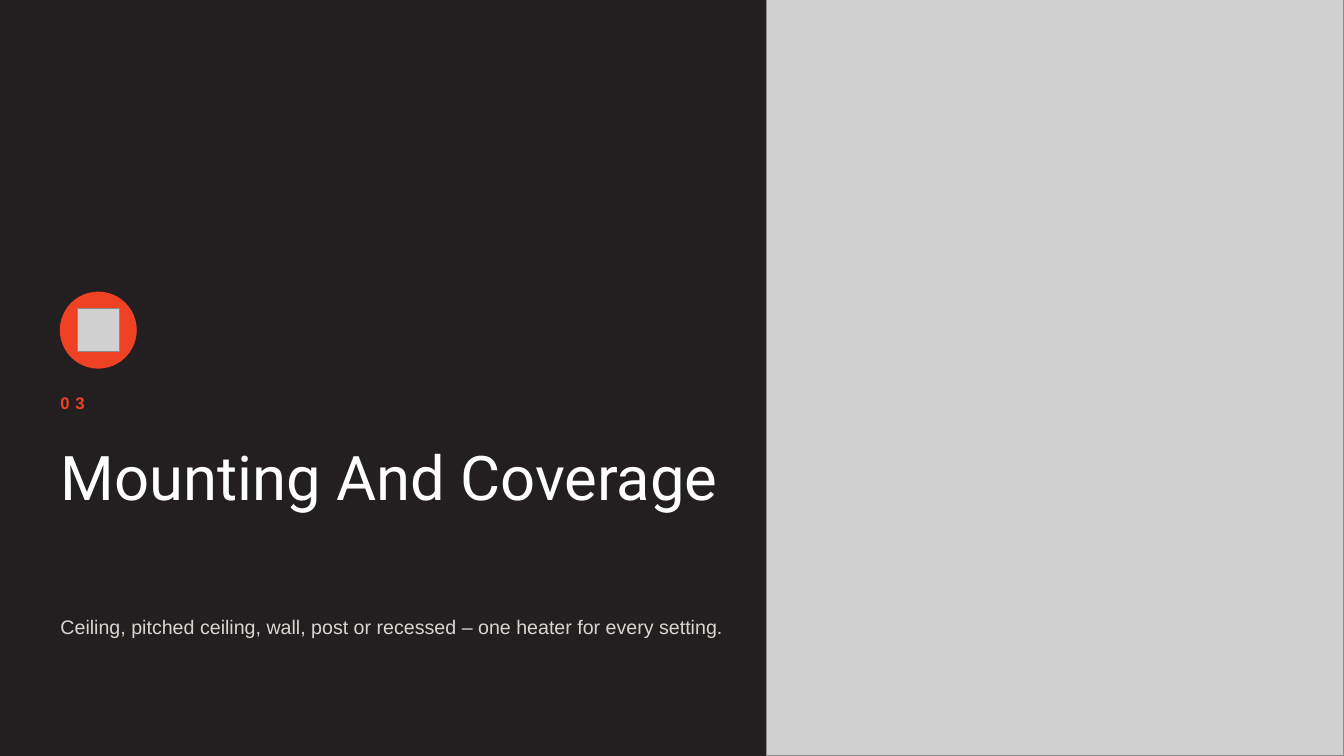
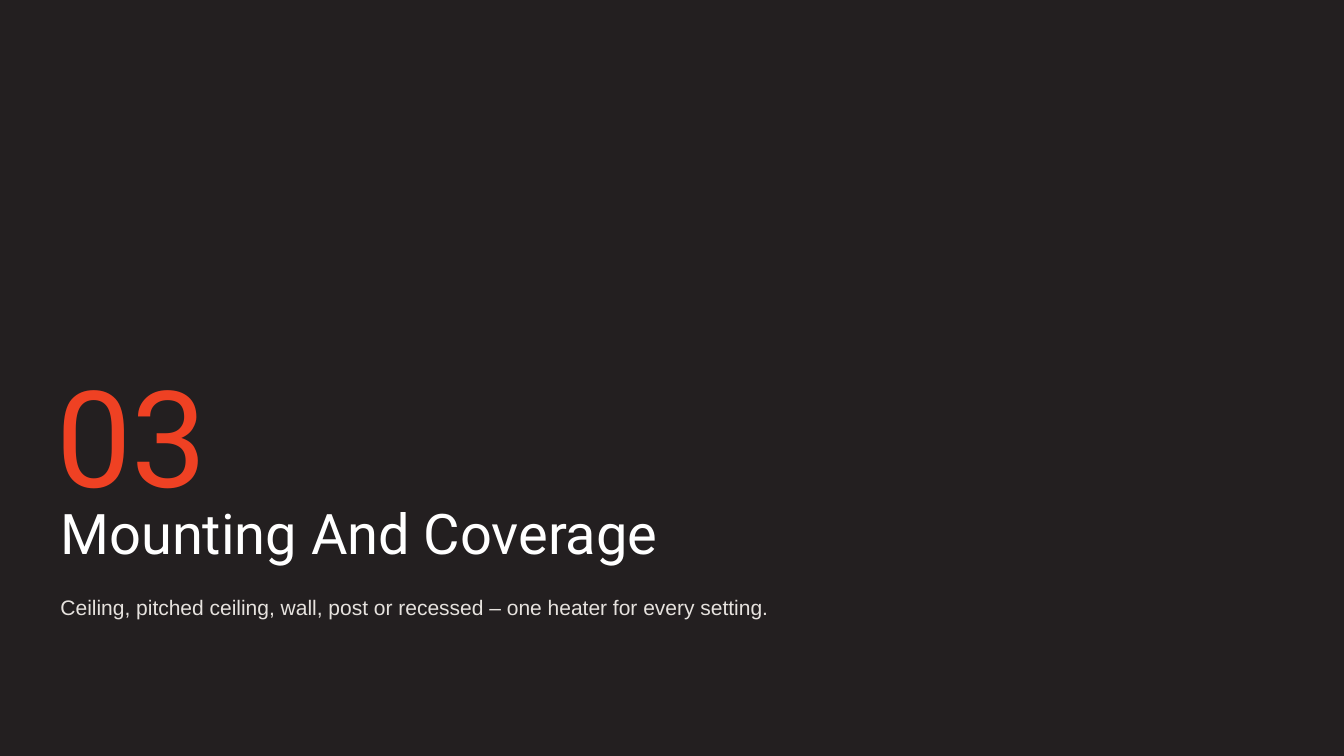
Before and after one commit to aayuvis/Bromic_Marketing, a slide deck: slide 10 of decks/training/out/Bromic-Dealer-Tungsten-Series-II.pptx. Drawn at 1344x756 pixels with LibreOffice and Linux fonts; fonts in the diff are those of the drawing; grey boxes stand for pictures; background and template pictures are left out. Boxes give left, top, right and bottom in pixels: in the first picture for what was removed or moved away, otherwise in the second. Text is boxed around its words. In the diff, an @@ line names an element or a change of style, - is before the commit and + after.

```diff
--- a/decks/training/out/Bromic-Dealer-Tungsten-Series-II.pptx
+++ b/decks/training/out/Bromic-Dealer-Tungsten-Series-II.pptx
@@ picture removed at (766, 0, 1344, 756) @@
@@ ellipse removed at (60, 292, 136, 368) @@
@@ picture removed at (78, 309, 120, 351) @@
@@ text "03": place and size @@
-text "03" at (60, 397, 84, 409)
+text "03" at (56, 390, 207, 518)
@@ text "03" at (56, 390, 207, 518): size 12 to 96 pt, font Arial to Roboto, letter spacing 4 to 0 pt, bold off; less space between paragraphs @@
@@ text "Mounting And Coverage": place and size @@
-text "Mounting And Coverage" at (60, 453, 717, 513)
+text "Mounting And Coverage" at (60, 512, 658, 566)
@@ text "Mounting And Coverage" at (60, 512, 658, 566): size 44 to 40 pt @@
@@ text "Ceiling, pitched ceiling, wall, post ...": place and size @@
-text "Ceiling, pitched ceiling, wall, post ..." at (60, 620, 722, 638)
+text "Ceiling, pitched ceiling, wall, post ..." at (60, 599, 768, 620)
@@ text "Ceiling, pitched ceiling, wall, post ..." at (60, 599, 768, 620): size 14 to 15 pt, text colour #D9D6D2 to #E6E2DE @@
```
Also in this commit, not shown: 23 other slides changed, 59 other files.
